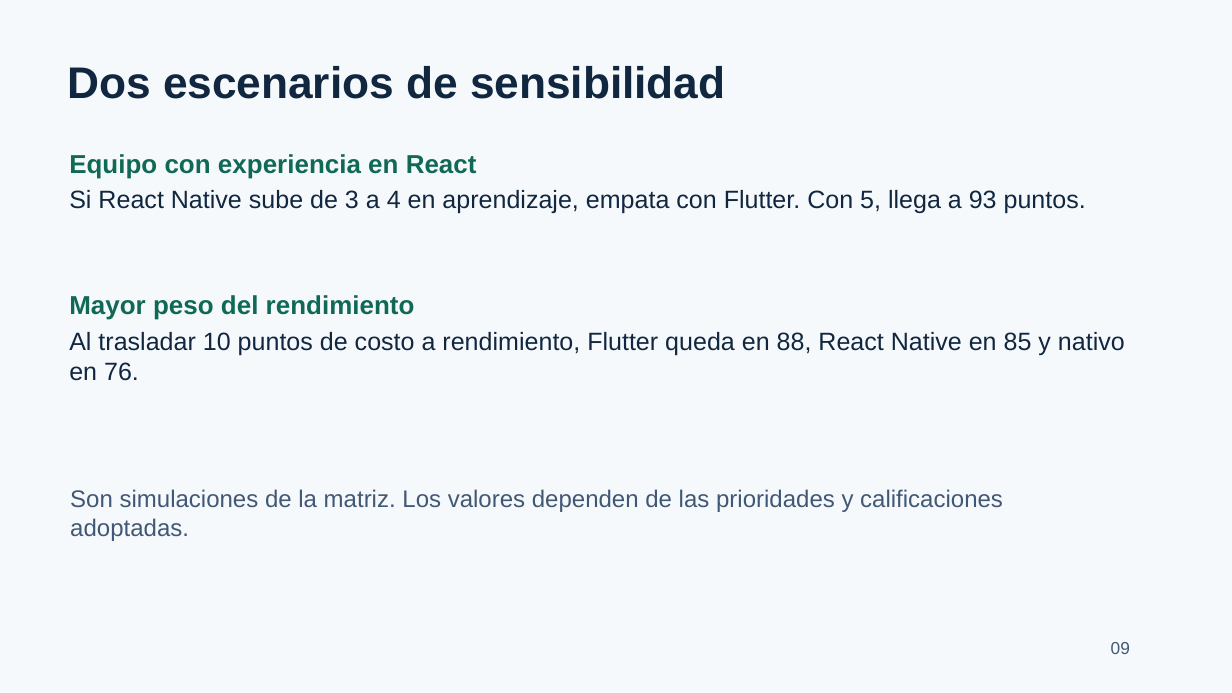
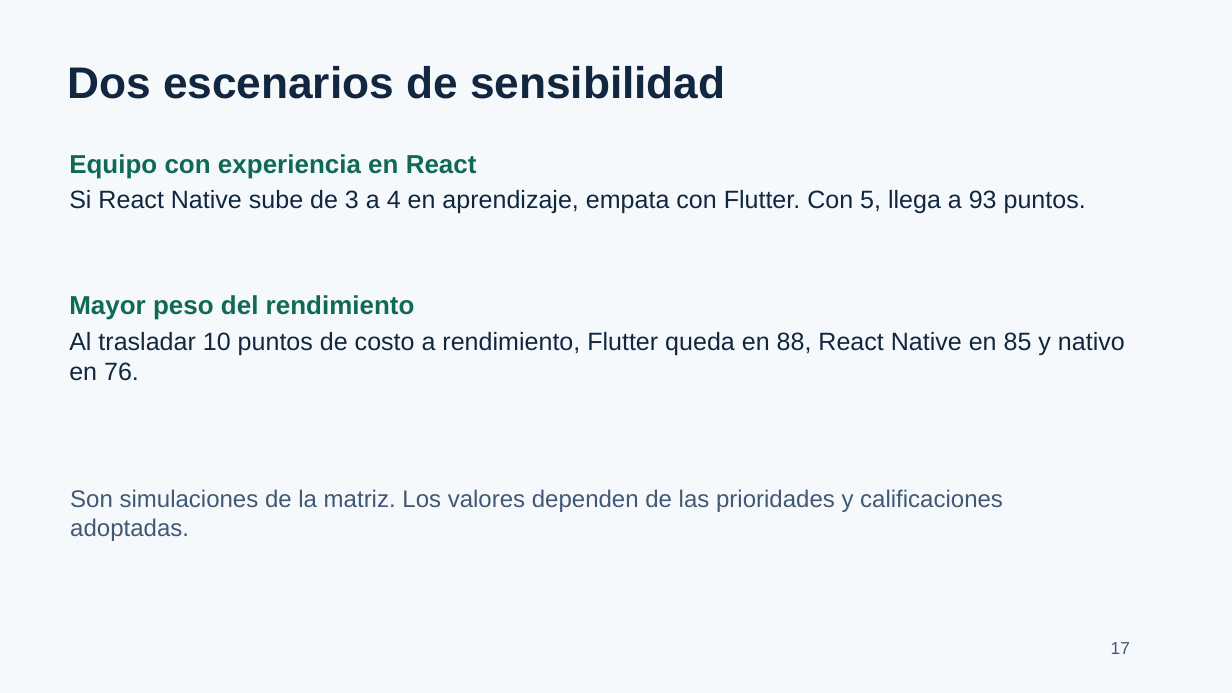
Before and after one commit to ROXIAN120/Aplicaciones-moviles-1, a slide deck: slide 17 of entrega_actividad_01/Presentacion_Defensa_ConectaCruz_Ampliada.pptx (slide 9 before the commit). Drawn at 1232x693 pixels with LibreOffice and Linux fonts; fonts in the diff are those of the drawing. Boxes give left, top, right and bottom in pixels: in the first picture for what was removed or moved away, otherwise in the second. Text is boxed around its words. In the diff, an @@ line names an element or a change of style, - is before the commit and + after.

```diff
--- a/entrega_actividad_01/Presentacion_Defensa_ConectaCruz_Ampliada.pptx
+++ b/entrega_actividad_01/Presentacion_Defensa_ConectaCruz_Ampliada.pptx
@@ text at [1111,642,1130,654]: text changed @@
-09
+17
```
Also in this commit, not shown: 12 other slides changed, 21 slides added, 1 slide removed, 9 other files.
